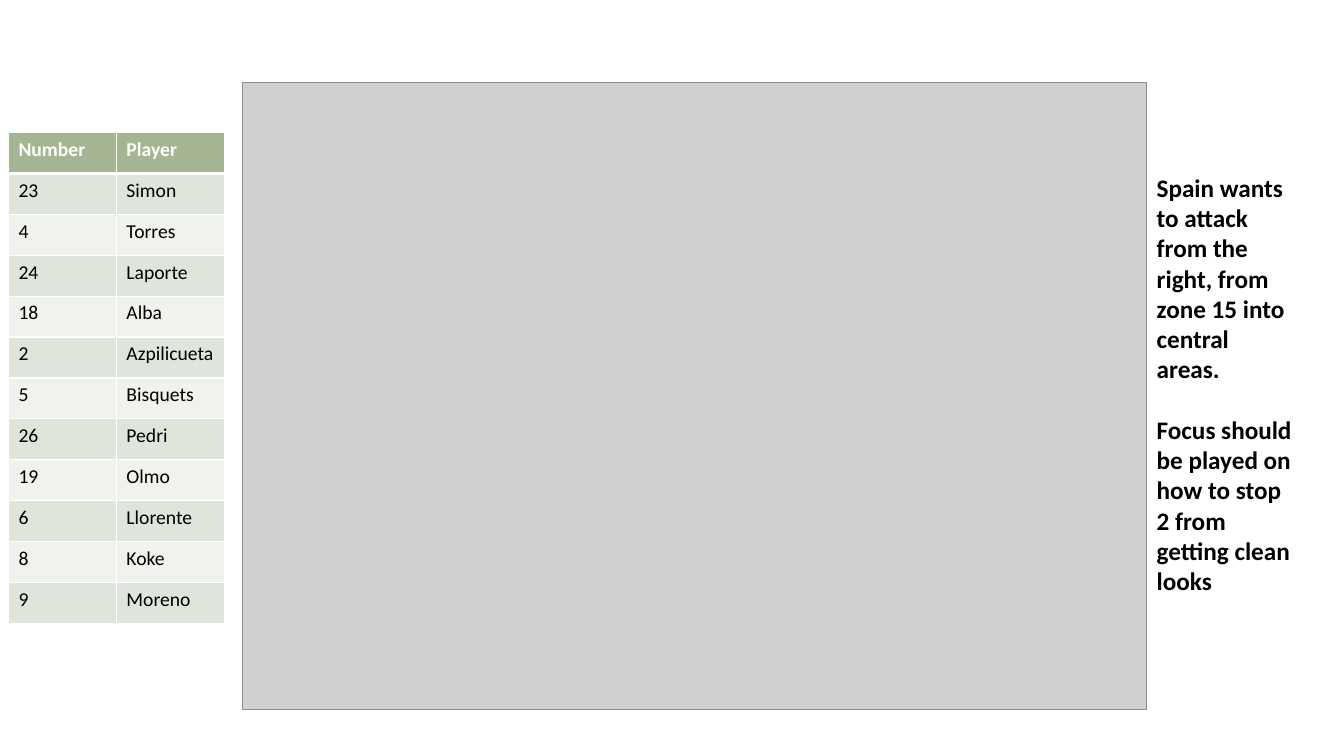
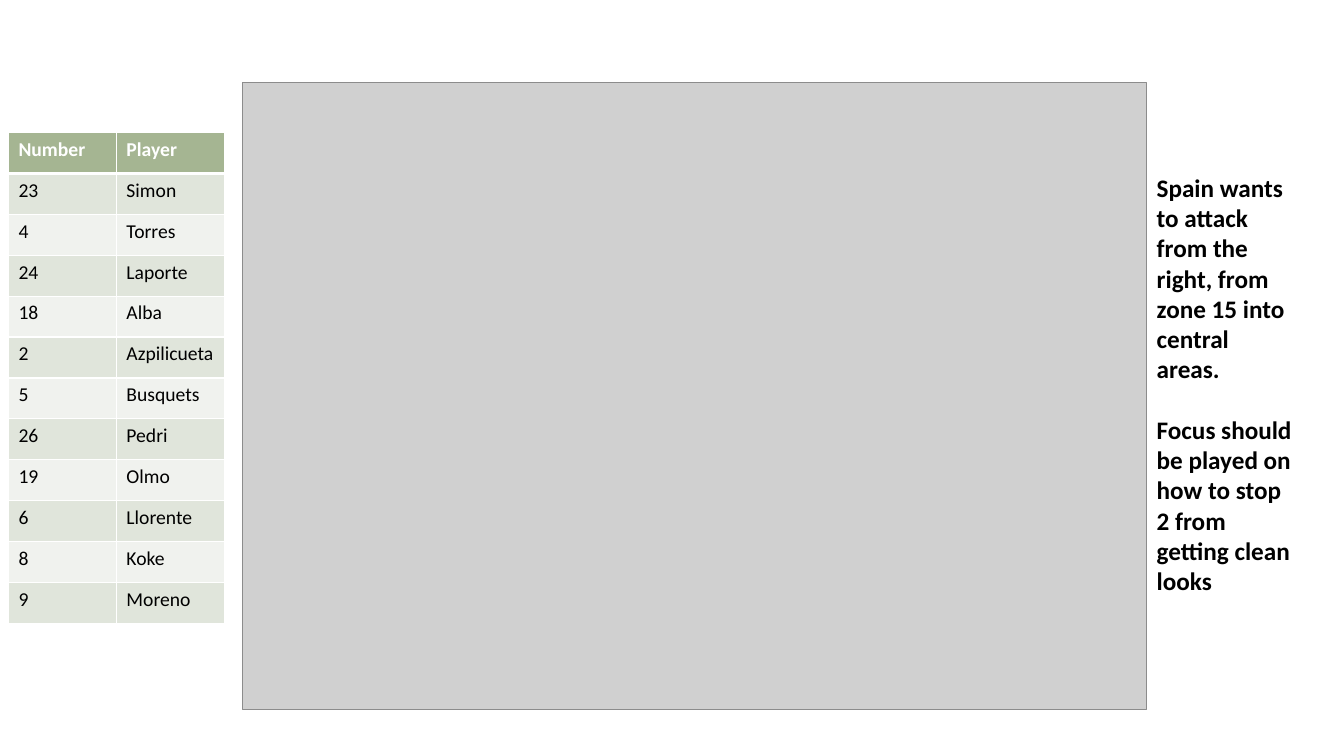
Before and after one commit to SHodapp117/Portfolio-, a slide deck: slide 14 of StatsBomb/Spain _analysis.pptm. Drawn at 1344x756 pixels with LibreOffice and Linux fonts; fonts in the diff are those of the drawing; grey boxes stand for pictures. Boxes give left, top, right and bottom in pixels: in the first picture for what was removed or moved away, otherwise in the second. Text is boxed around its words. In the diff, an @@ line names an element or a change of style, - is before the commit and + after.

```diff
--- a/StatsBomb/Spain _analysis.pptm
+++ b/StatsBomb/Spain _analysis.pptm
@@ table at (8, 133, 224, 624) @@
-row 7, column 2: Bisquets
+row 7, column 2: Busquets
```
Also in this commit, not shown: 4 other slides changed.
